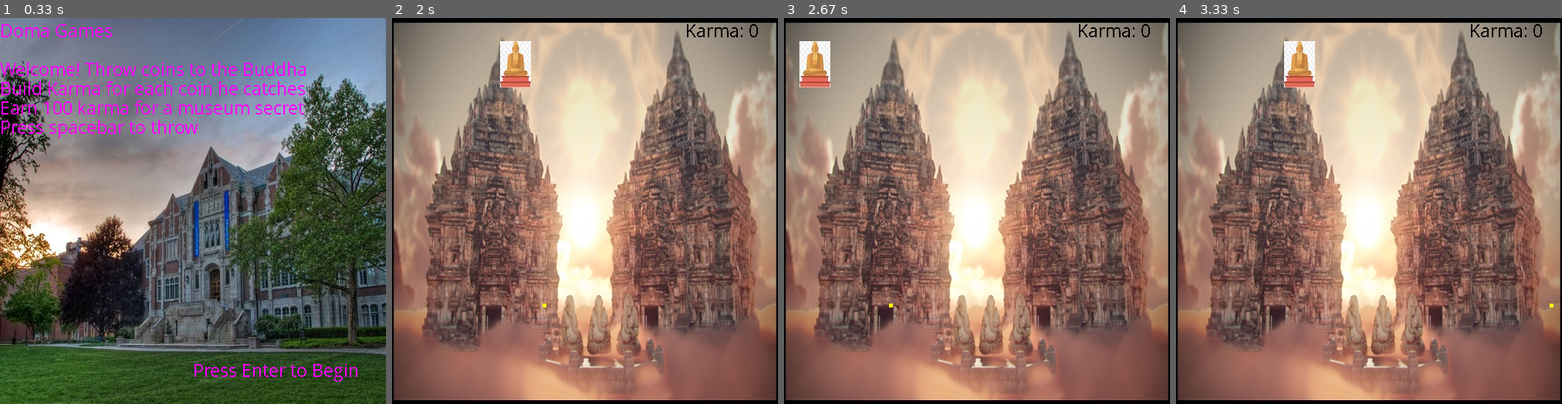
Above: before the commit, frames 1-4 (left to right).
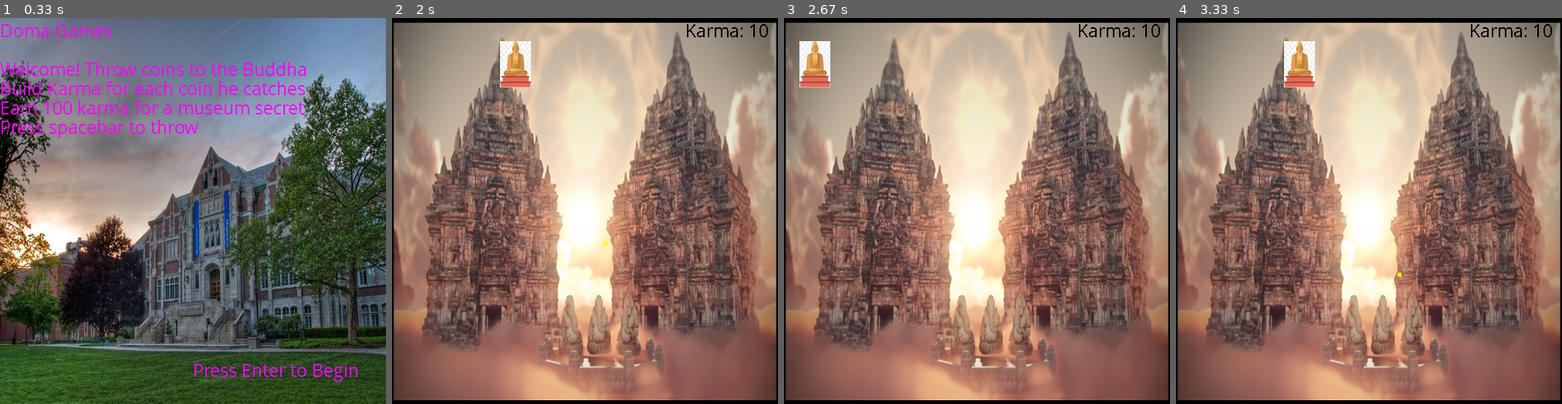
Above: after the commit, the same moments.

Repository: bcrose/DOMAProject
Game: pygame game, started from game_tests.py
Same seed, same stepped clock (60 frames per second), same inputs: the game is played once before the commit and once after it.
Inputs:
- Up to frame 1 (0.33 s): no input
- Up to frame 2 (2 s): tap Enter at 0.33 s; hold Right 0.67-1.13 s; hold Right 1.17-1.63 s; hold Left from 1.67 s (still down)
- Up to frame 3 (2.67 s): release Left at 2.2 s; hold Left 2.23-2.63 s
- Up to frame 4 (3.33 s): hold Right 2.67-3.3 s

Frame 1 is identical in both runs. In frame 2, less than 0.1% of the frame differs, in the area x 39-98%, y 1-75%; in frame 3, less than 0.1%; in frame 4, less than 0.1%.

Commit message:
Accounted for collisions and score change

Diff:
--- a/pygameFun.py
+++ b/pygameFun.py
@@ -26,14 +26,14 @@
 textsurface3 = myfont.render('Earn 100 karma for a museum secret', False, (255, 0, 255))
 textsurface5 = myfont.render('Press spacebar to throw', False, (255, 0, 255))
 textsurface4 = myfont.render('Press Enter to Begin', False, (255, 0, 255))
-points = 0
-textPoints = myfont.render('Karma: ' + str(points), False, (0, 0, 0))
+
 buddha = Sprite(0, 30, 40, 60, 20, 20, 0)
 coin = Sprite(random.randint(2, 490), 500, 5, 5, -40, -40, 500)
 
 
 def main():
     # initialize windows
+    points = 0
     win = pygame.display.set_mode((500, 500))
     win1 = pygame.display.set_mode((500, 500))
     run = False
@@ -73,6 +73,13 @@
             buddha.x += buddha.vel
         # Code for hand movement
         coin.y += coin.delta
+        if coin.y <= buddha.y + buddha.height:
+            if coin.x in range(buddha.x, buddha.x +buddha.width):
+                coin.y = 490
+                coin.x = random.randint(2, 490)
+                points += 10
+        coin.y += coin.delta
+
         if coin.y <= 0:
             coin.y = 490
             coin.x = random.randint(2, 490)
@@ -80,6 +87,7 @@
 
         # this is the attempted but currently broken code to throw the coin
         # This is where everything is drawn on the window
+        textPoints = myfont.render('Karma: ' + str(points), False, (0, 0, 0))
         win1.blit(templePic, [0, 0])
         pygame.draw.rect(win, (0, 0, 0), (buddha.x, buddha.y, buddha.width, buddha.height))
         win1.blit(theBuddha, [buddha.x, buddha.y])
